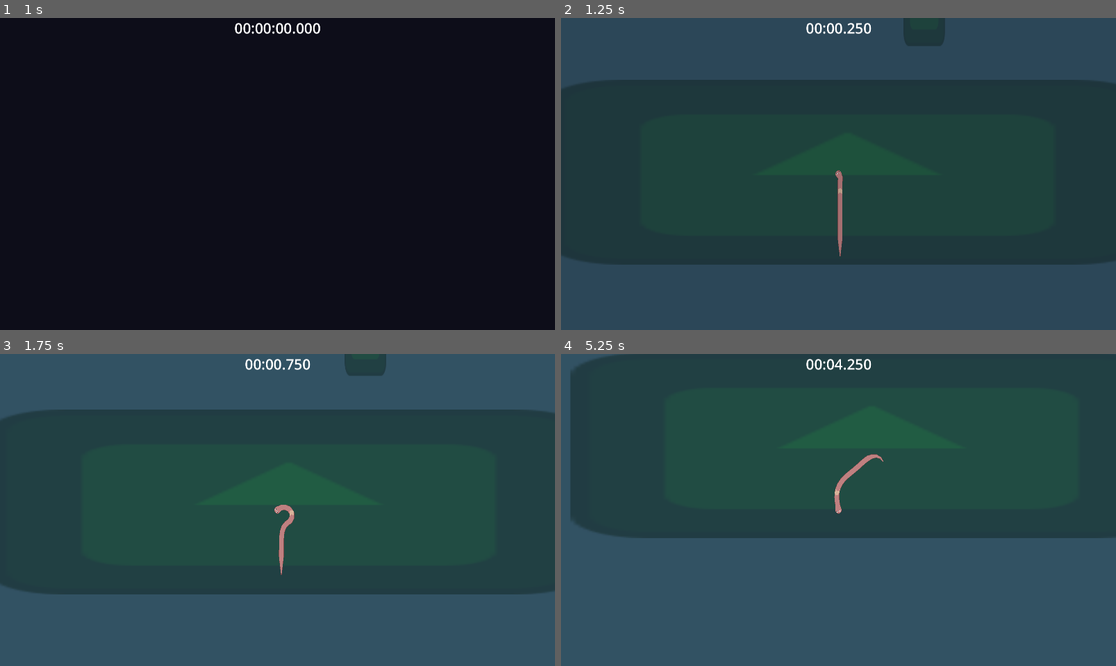
Above: before the commit, frames 1-4 (two rows, left to right).
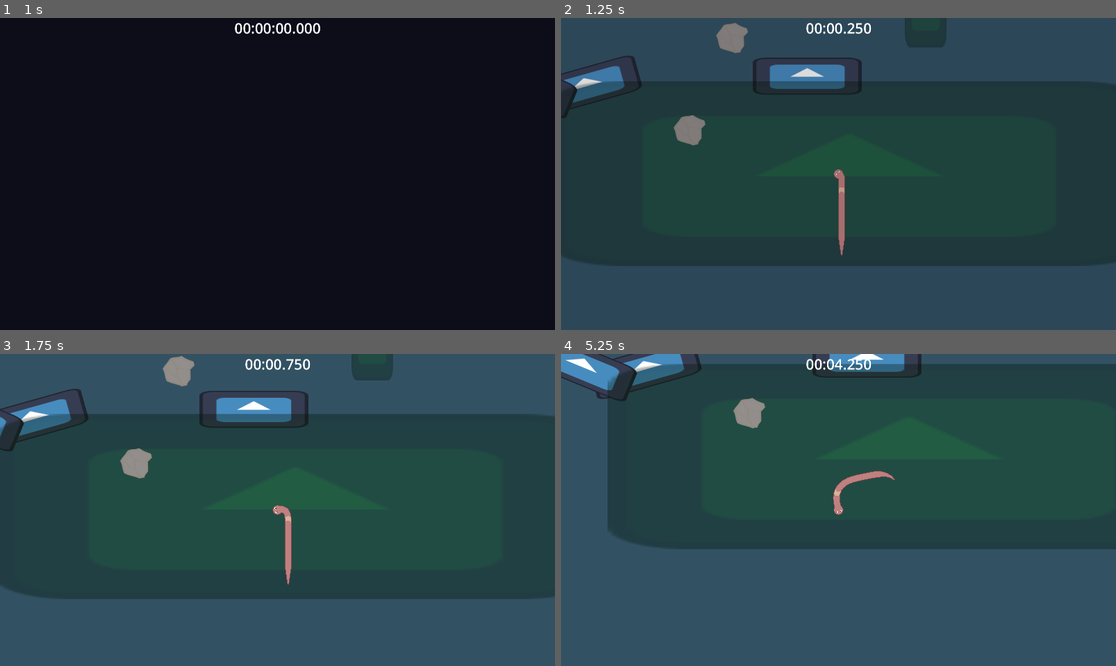
Above: after the commit, the same moments.

Repository: antax02/Mask-Spelet
Game: Godot game, scene res://scenes/ui/main_menu.tscn
Two runs of this game, one before a commit and one after it. Both use one fixed random seed, a clock stepped at 60 frames per second and the inputs below. The engine's default icon, where the game draws it, is replaced by a stand-in: a white triangle on a blue panel in a dark square.
Inputs (mouse positions are in pixels of both pictures, inside the frame that each line leads up to):
- Up to frame 1 (1 s): click "Play" at 0.5 s
- Up to frame 2 (1.25 s): no input
- Up to frame 3 (1.75 s): move the mouse to (399, 494) at 1.27 s
- Up to frame 4 (5.25 s): move the mouse to (727, 525) at 2.02 s; move the mouse to (894, 441) at 2.77 s; move the mouse to (810, 572) at 3.52 s; move the mouse to (1005, 556) at 4.27 s; move the mouse to (672, 463) at 5.02 s

Frame 1 is identical in both runs. In frame 2, 3.9% of the frame differs, in the area x 0-94%, y 0-80%; in frame 3, 5.9%; in frame 4, 11%, in the area x 0-100%, y 0-63%.

Commit message:
Refactor player to RigidBody2D and add rock objects
Changed Player from CharacterBody2D to RigidBody2D for improved physics interactions. Added rock scene and sprites, frictionless physics material, and updated test level to include rocks and HUD. Refactored font and global script paths, and tweaked procedural animation parameters for smoother visuals.

Diff:
--- a/project.godot
+++ b/project.godot
@@ -17,7 +17,7 @@
 
 [autoload]
 
-Global="*res://scripts/global.gd"
+Global="*res://scripts/util/global.gd"
 SceneTransition="*res://scripts/ui/scene_transition.gd"
 
 [display]
--- /dev/null
+++ b/resources/frictionless_physics_material.tres
@@ -0,0 +1,4 @@
+[gd_resource type="PhysicsMaterial" format=3 uid="uid://bpp202scb04tp"]
+
+[resource]
+friction = 0.0
--- a/resources/ui_theme.tres
+++ b/resources/ui_theme.tres
@@ -1,6 +1,6 @@
 [gd_resource type="Theme" load_steps=2 format=3 uid="uid://ymoxu6tkn4db"]
 
-[ext_resource type="FontFile" uid="uid://ciwv1nxsex0wx" path="res://fonts/JetBrainsMono-Regular.ttf" id="1_cviax"]
+[ext_resource type="FontFile" uid="uid://ciwv1nxsex0wx" path="res://assets/fonts/JetBrainsMono-Regular.ttf" id="1_cviax"]
 
 [resource]
 default_font = ExtResource("1_cviax")
--- /dev/null
+++ b/scenes/enviroment/rock.tscn
@@ -0,0 +1,11 @@
+[gd_scene load_steps=2 format=3 uid="uid://diaamrlicrfi4"]
+
+[ext_resource type="PhysicsMaterial" uid="uid://bpp202scb04tp" path="res://resources/frictionless_physics_material.tres" id="1_syqrr"]
+
+[node name="rock" type="StaticBody2D"]
+z_index = 1
+physics_material_override = ExtResource("1_syqrr")
+
+[node name="Sprite2D" type="Sprite2D" parent="."]
+
+[node name="CollisionPolygon2D" type="CollisionPolygon2D" parent="."]
--- a/scenes/levels/test_level.tscn
+++ b/scenes/levels/test_level.tscn
@@ -1,9 +1,15 @@
-[gd_scene load_steps=5 format=3 uid="uid://l5xwkiyk7f8m"]
+[gd_scene load_steps=9 format=3 uid="uid://l5xwkiyk7f8m"]
 
 [ext_resource type="PackedScene" uid="uid://bggnwmnubx1wk" path="res://scenes/player/player.tscn" id="1_ipv86"]
-[ext_resource type="PackedScene" uid="uid://52gps2rhq7b7" path="res://scenes/ui/timer.tscn" id="3_fr1um"]
+[ext_resource type="PackedScene" uid="uid://dmsqs4k3jx847" path="res://scenes/ui/hud.tscn" id="3_cyt5c"]
 [ext_resource type="PackedScene" uid="uid://dr2whnta44ipn" path="res://scenes/enviroment/ground_basic.tscn" id="3_mr7is"]
-[ext_resource type="PackedScene" uid="uid://dynd43xihgas1" path="res://scenes/ui/escape_menu.tscn" id="4_v45ci"]
+[ext_resource type="PackedScene" uid="uid://diaamrlicrfi4" path="res://scenes/enviroment/rock.tscn" id="5_48ne7"]
+[ext_resource type="Texture2D" uid="uid://dssvwtdwtfl75" path="res://assets/sprites/rock_01.png" id="6_6xh4u"]
+[ext_resource type="PhysicsMaterial" uid="uid://bpp202scb04tp" path="res://resources/frictionless_physics_material.tres" id="7_cyt5c"]
+[ext_resource type="Texture2D" uid="uid://dbxt8py5723yj" path="res://icon.svg" id="8_7x1jh"]
+
+[sub_resource type="RectangleShape2D" id="RectangleShape2D_6xh4u"]
+size = Vector2(376, 120)
 
 [node name="TestLevel" type="Node2D"]
 
@@ -179,10 +185,69 @@
 [node name="Sprite2D" parent="Ground/GroundBasic33" index="0" groups=["finish"]]
 self_modulate = Color(0, 0.34922138, 0.7371704, 0.32941177)
 
-[node name="CanvasLayer" type="CanvasLayer" parent="."]
-
-[node name="Timer" parent="CanvasLayer" instance=ExtResource("3_fr1um")]
-
-[node name="Escape menu" parent="CanvasLayer" instance=ExtResource("4_v45ci")]
+[node name="HUD" parent="." instance=ExtResource("3_cyt5c")]
+
+[node name="rock" parent="." instance=ExtResource("5_48ne7")]
+position = Vector2(-38, 313)
+
+[node name="Sprite2D" parent="rock" index="0"]
+texture = ExtResource("6_6xh4u")
+
+[node name="CollisionPolygon2D" parent="rock" index="1"]
+polygon = PackedVector2Array(-32, -42, 3, -48, 41, -32, 47, -21, 33, -6, 33, 24, 22, 47, 7, 50, -45, 34, -56, -9)
+
+[node name="rock2" parent="." instance=ExtResource("5_48ne7")]
+position = Vector2(109, -6)
+
+[node name="Sprite2D" parent="rock2" index="0"]
+texture = ExtResource("6_6xh4u")
+
+[node name="CollisionPolygon2D" parent="rock2" index="1"]
+z_index = 1
+polygon = PackedVector2Array(-32, -42, 3, -48, 41, -32, 47, -21, 33, -6, 33, 24, 22, 47, 7, 50, -45, 34, -56, -9)
+
+[node name="StaticBody2D" type="StaticBody2D" parent="."]
+position = Vector2(-337, 7)
+rotation = -0.27417132
+physics_material_override = ExtResource("7_cyt5c")
+
+[node name="CollisionShape2D" type="CollisionShape2D" parent="StaticBody2D"]
+position = Vector2(-106, 128)
+shape = SubResource("RectangleShape2D_6xh4u")
+
+[node name="Icon" type="Sprite2D" parent="StaticBody2D"]
+position = Vector2(-105, 130)
+scale = Vector2(2.9375, 1)
+texture = ExtResource("8_7x1jh")
+
+[node name="StaticBody2D3" type="StaticBody2D" parent="."]
+position = Vector2(468, -3)
+physics_material_override = ExtResource("7_cyt5c")
+
+[node name="CollisionShape2D" type="CollisionShape2D" parent="StaticBody2D3"]
+position = Vector2(-106, 128)
+shape = SubResource("RectangleShape2D_6xh4u")
+
+[node name="Icon" type="Sprite2D" parent="StaticBody2D3"]
+position = Vector2(-105, 130)
+scale = Vector2(2.9375, 1)
+texture = ExtResource("8_7x1jh")
+
+[node name="StaticBody2D2" type="StaticBody2D" parent="."]
+position = Vector2(-337, 7)
+physics_material_override = ExtResource("7_cyt5c")
+
+[node name="CollisionShape2D" type="CollisionShape2D" parent="StaticBody2D2"]
+position = Vector2(-298, 134)
+rotation = 0.46335393
+shape = SubResource("RectangleShape2D_6xh4u")
+
+[node name="Icon" type="Sprite2D" parent="StaticBody2D2"]
+position = Vector2(-288, 144)
+rotation = 0.3910037
+scale = Vector2(2.9375, 1)
+texture = ExtResource("8_7x1jh")
 
 [editable path="Ground/GroundBasic33"]
+[editable path="rock"]
+[editable path="rock2"]
--- a/scenes/player/player.tscn
+++ b/scenes/player/player.tscn
@@ -6,10 +6,13 @@
 [sub_resource type="CircleShape2D" id="CircleShape2D_gptef"]
 radius = 25.0
 
-[node name="Player" type="CharacterBody2D" groups=["player"]]
+[sub_resource type="CircleShape2D" id="CircleShape2D_dovo2"]
+radius = 19.0
+
+[node name="Player" type="RigidBody2D" groups=["player"]]
 z_index = 1
 z_as_relative = false
-scale = Vector2(0.5, 0.5)
+gravity_scale = 0.3
 script = ExtResource("1_qbvv4")
 
 [node name="DetectionArea" type="Area2D" parent="."]
@@ -22,5 +25,8 @@
 [node name="ProceduralAnimation" parent="." instance=ExtResource("2_gptef")]
 segment_length = 15.0
 
+[node name="PhysicsCollision" type="CollisionShape2D" parent="."]
+shape = SubResource("CircleShape2D_dovo2")
+
 [connection signal="area_entered" from="DetectionArea" to="." method="_on_area_2d_area_entered"]
 [connection signal="area_exited" from="DetectionArea" to="." method="_on_area_2d_area_exited"]
--- /dev/null
+++ b/scenes/ui/hud.tscn
@@ -0,0 +1,10 @@
+[gd_scene load_steps=3 format=3 uid="uid://dmsqs4k3jx847"]
+
+[ext_resource type="PackedScene" uid="uid://52gps2rhq7b7" path="res://scenes/ui/timer.tscn" id="1_hqnrr"]
+[ext_resource type="PackedScene" uid="uid://dynd43xihgas1" path="res://scenes/ui/escape_menu.tscn" id="2_bo48s"]
+
+[node name="HUD" type="CanvasLayer"]
+
+[node name="Timer" parent="." instance=ExtResource("1_hqnrr")]
+
+[node name="Escape menu" parent="." instance=ExtResource("2_bo48s")]
--- a/scripts/player/player.gd
+++ b/scripts/player/player.gd
@@ -1,32 +1,33 @@
-extends CharacterBody2D
+extends RigidBody2D
 
 signal finished_level
 
 @export var acceleration: float = 200
 @export var max_speed: float = 300.0
 @export var min_speed: float = 50
-@export var gravity: float = 5.0
 
 var is_in_ground = false
+var default_gravity_scale: float
 
 func _ready():
 	add_to_group("player")
+	lock_rotation = true
+	default_gravity_scale = gravity_scale
 
 func _physics_process(delta: float) -> void:
 	var mouse_pos = get_global_mouse_position()
 	var direction = (mouse_pos - global_position).normalized()
 
 	if is_in_ground:
-		velocity += direction * acceleration * delta
+		gravity_scale = 0
+		linear_velocity += direction * acceleration * delta
 	else:
-		velocity.y += gravity
+		gravity_scale = default_gravity_scale
 
-	if velocity.length() > max_speed:
-		velocity = velocity.normalized() * max_speed
-	if velocity.length() < min_speed:
-		velocity = velocity.normalized() * min_speed
-
-	move_and_slide()
+	if linear_velocity.length() > max_speed:
+		linear_velocity = linear_velocity.normalized() * max_speed
+	if linear_velocity.length() < min_speed and linear_velocity.length() > 0:
+		linear_velocity = linear_velocity.normalized() * min_speed
 
 func _on_area_2d_area_entered(area: Area2D) -> void:
 	if area.is_in_group("ground"):
--- a/scripts/player/procedural_animation.gd
+++ b/scripts/player/procedural_animation.gd
@@ -2,9 +2,9 @@
 
 @export var segment_count: int = 20
 @export var segment_length: float = 20.0
-@export var segment_radius: float = 15.0
-@export var head_radius: float = 20.0
-@export var max_angle_per_segment: float = PI / 6
+@export var segment_radius: float = 10.0
+@export var head_radius: float = 15.0
+@export var max_angle_per_segment: float = PI / 4
 
 @export_group("Colors")
 @export var worm_color: Color = Color(0.75, 0.50, 0.50)
@@ -144,22 +144,18 @@
 	var left_eye_pos = eye_base_pos - perpendicular * radius * 0.45
 	var right_eye_pos = eye_base_pos + perpendicular * radius * 0.45
 
-	# Draw eye whites
 	draw_circle(left_eye_pos, eye_radius, Color.WHITE)
 	draw_circle(right_eye_pos, eye_radius, Color.WHITE)
 
-	# Get mouse position and calculate pupil positions
 	var mouse_pos = get_global_mouse_position()
 	var pupil_radius = eye_radius * 0.5
 	var max_pupil_offset = eye_radius * 0.4
 
-	# Left pupil
 	var left_eye_global = to_global(left_eye_pos)
 	var left_to_mouse = (mouse_pos - left_eye_global).normalized()
 	var left_pupil_offset = left_to_mouse * max_pupil_offset
 	draw_circle(left_eye_pos + left_pupil_offset, pupil_radius, Color.BLACK)
 
-	# Right pupil
 	var right_eye_global = to_global(right_eye_pos)
 	var right_to_mouse = (mouse_pos - right_eye_global).normalized()
 	var right_pupil_offset = right_to_mouse * max_pupil_offset
Renamed: fonts/JetBrainsMono-Regular.ttf -> assets/fonts/JetBrainsMono-Regular.ttf
Not shown, changed: assets/fonts/JetBrainsMono-Regular.ttf.import
Renamed: fonts/VT323-Regular.ttf -> assets/fonts/VT323-Regular.ttf
Not shown, changed: assets/fonts/VT323-Regular.ttf.import
Binary file added: assets/sprites/rock_01.png
Not shown, added: assets/sprites/rock_01.png.import
Not shown: 1 places in scenes/player/player.tscn that only renumber resources
Renamed: scripts/global.gd -> scripts/util/global.gd
Renamed: scripts/global.gd.uid -> scripts/util/global.gd.uid
